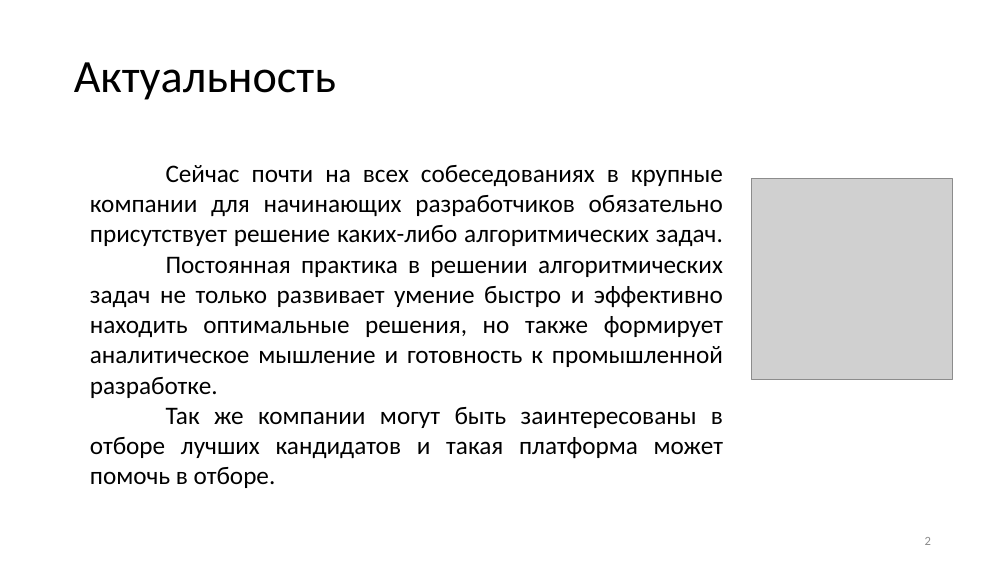
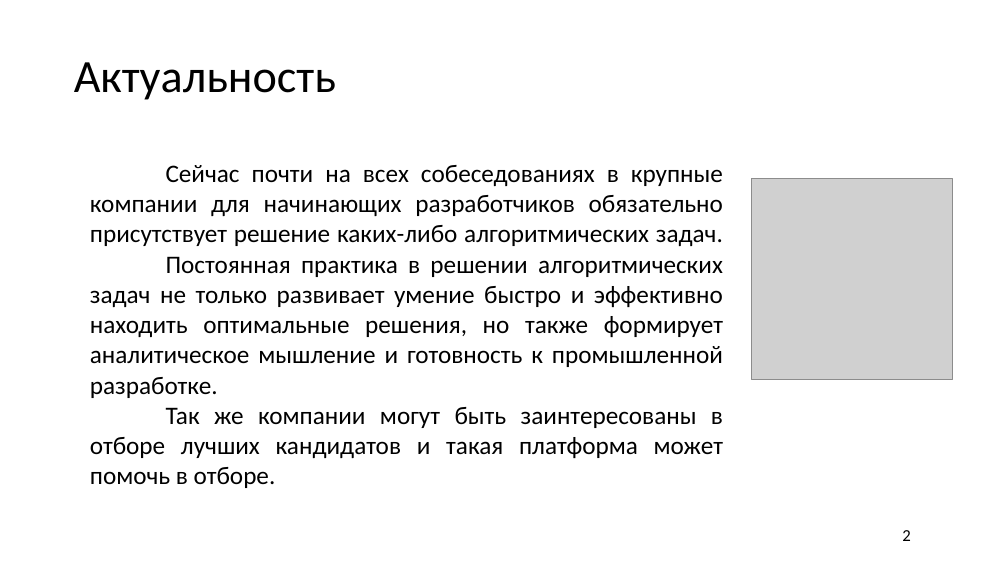
Before and after one commit to R3nnyWeb/Codest, a slide deck: slide 2 of Вашкулатов 12.04.pptx. Drawn at 1008x567 pixels with LibreOffice and Linux fonts; fonts in the diff are those of the drawing; grey boxes stand for pictures; background and template pictures are left out. Boxes give left, top, right and bottom in pixels: in the first picture for what was removed or moved away, otherwise in the second. Text is boxed around its words. In the diff, an @@ line names an element or a change of style, - is before the commit and + after.

```diff
--- a/Вашкулатов 12.04.pptx
+++ b/Вашкулатов 12.04.pptx
@@ page number: place and size @@
-page number at (925,537,931,545)
+page number at (902,530,910,541)
@@ page number at (902,530,910,541): size 12 to 16 pt, text colour #8C8C8C to #000000 @@
```
Also in this commit, not shown: 10 other slides changed, 2 slides added, 3 slides removed, 35 other files.
